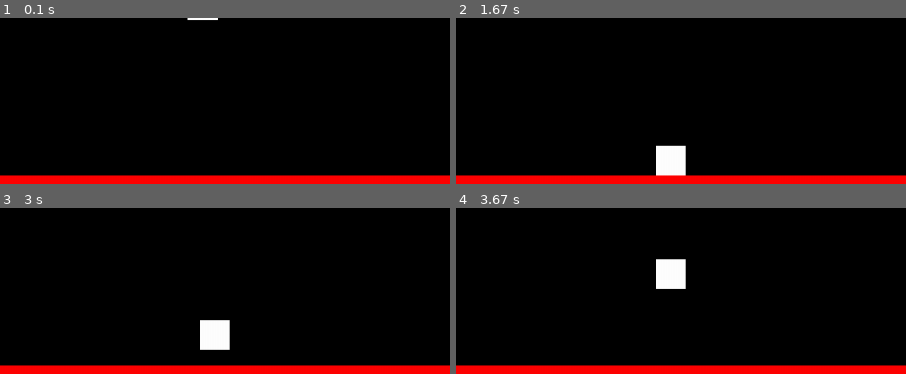
Above: before the commit, frames 1-4 (two rows, left to right).
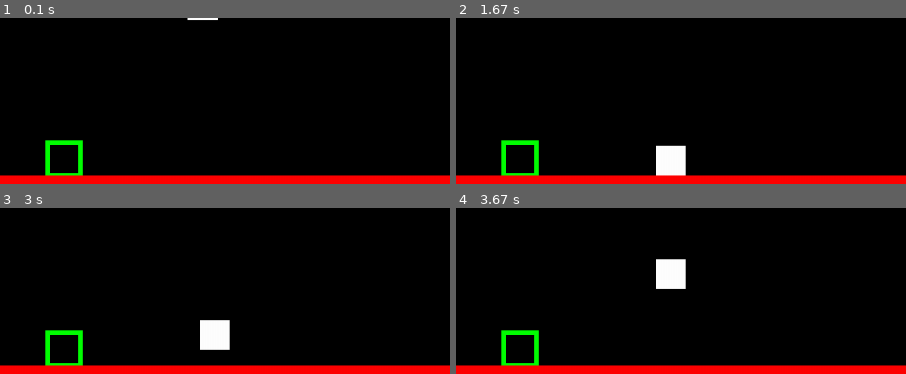
Above: after the commit, the same moments.

Repository: EvannBerthou/PygamePlatformer
Game: pygame game, started from main.py
The game is run twice, just before and just after one commit, with the same random seed, the same clock (stepped at 60 frames per second) and the same inputs.
Inputs:
- Up to frame 1 (0.1 s): no input
- Up to frame 2 (1.67 s): tap D at 0.33 s
- Up to frame 3 (3 s): tap Space at 1.67, 2.07, 2.37, 2.57, 2.9 s
- Up to frame 4 (3.67 s): tap Space at 3.2, 3.4 s
The pictures show only the part of the screen within x 0-50%, y 10-60%; the shares and areas given below are measured in that part.

The runs differ from the first frame. In frame 1, 0.8% of the frame differs, in the area x 10-19%, y 73-96%; in frame 2, 0.8%; in frame 3, 0.8%; in frame 4, 0.8%.

Commit message:
(#43) Added Door object

Diff:
--- /dev/null
+++ b/Door.py
@@ -0,0 +1,24 @@
+import pygame
+
+class Door:
+    def __init__(self, x,y,w,h, color = (0,255,0)):
+        self.rect = pygame.Rect(x,y,w,h)
+        self.color = color
+        self.collide = False
+        self.border = 10
+
+        self.lines = [
+                # TOP
+                ((self.rect.x,self.rect.y), (self.rect.x+self.rect.w,self.rect.y)),
+                # LEFT
+                ((self.rect.x,self.rect.y-(self.border/2-1)), (self.rect.x,self.rect.y+self.rect.h)),
+                # RIGHT
+                ((self.rect.x+self.rect.w,self.rect.y-(self.border/2-1)),
+                    (self.rect.x+self.rect.w,self.rect.y+self.rect.h)),
+                # BOTTOM
+                ((self.rect.x,self.rect.y+self.rect.h), (self.rect.x+self.rect.w,self.rect.y+self.rect.h))
+        ]
+
+    def draw(self, surface):
+        for l in self.lines:
+            pygame.draw.line(surface, self.color, l[0], l[1], self.border)
--- a/main.py
+++ b/main.py
@@ -3,6 +3,7 @@
 
 from player import Player
 from Wall import Wall
+from Door import Door
 
 DESING_W, DESING_H = 1920,1080
 
@@ -20,6 +21,7 @@
         self.colliders = [
                 Wall(-10,0,10,DESING_H), #MUR GAUCHE
                 Wall(DESING_W,0,20,DESING_H), #MUR DROIT
+                Door(100, DESING_H - 372,70,70),
                 self.sol]
 
         self.clock = pygame.time.Clock()
